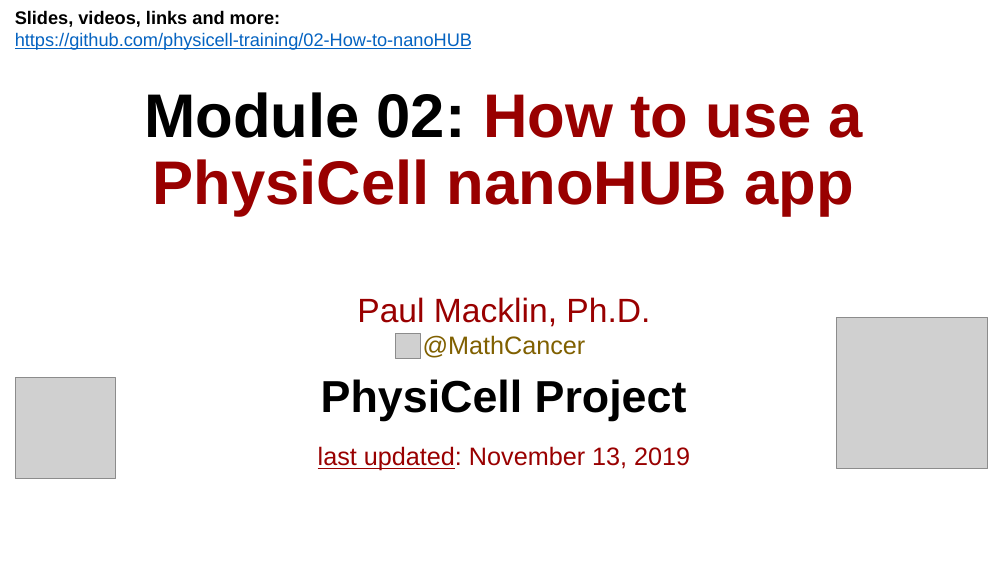
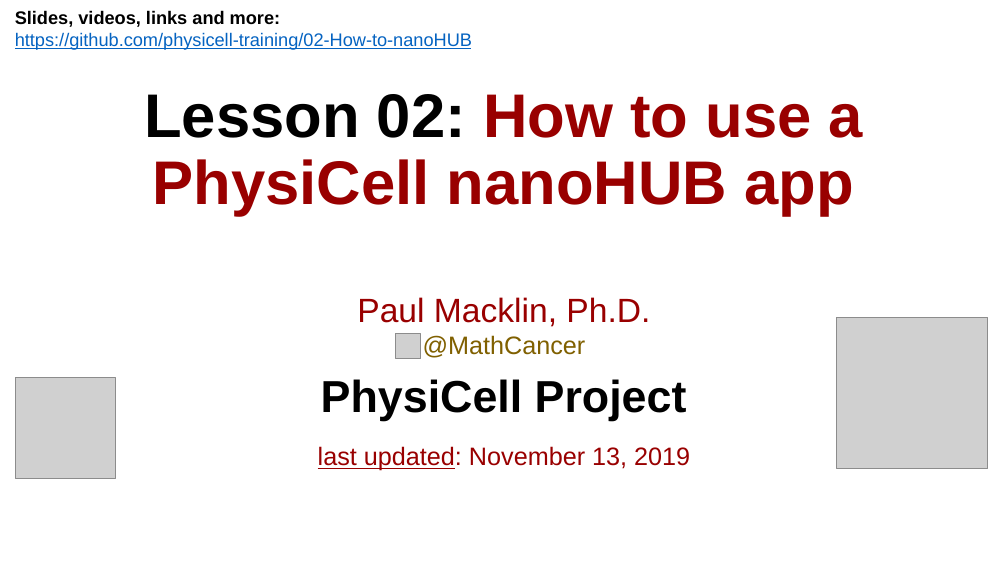
Before and after one commit to physicell-training/02-How-to-nanoHUB, a slide deck: slide 1 of pptx_source/02-How-to-nanoHUB.pptx. Drawn at 1008x567 pixels with LibreOffice and Linux fonts; fonts in the diff are those of the drawing; grey boxes stand for pictures; background and template pictures are left out. Boxes give left, top, right and bottom in pixels: in the first picture for what was removed or moved away, otherwise in the second. Text is boxed around its words. In the diff, an @@ line names an element or a change of style, - is before the commit and + after.

```diff
--- a/pptx_source/02-How-to-nanoHUB.pptx
+++ b/pptx_source/02-How-to-nanoHUB.pptx
@@ title at (x1=144, y1=94, x2=863, y2=216): text changed @@
-Module 02: How to use a PhysiCell nanoHUB app
+Lesson 02: How to use a PhysiCell nanoHUB app
```
Also in this commit, not shown: 2 other files.
